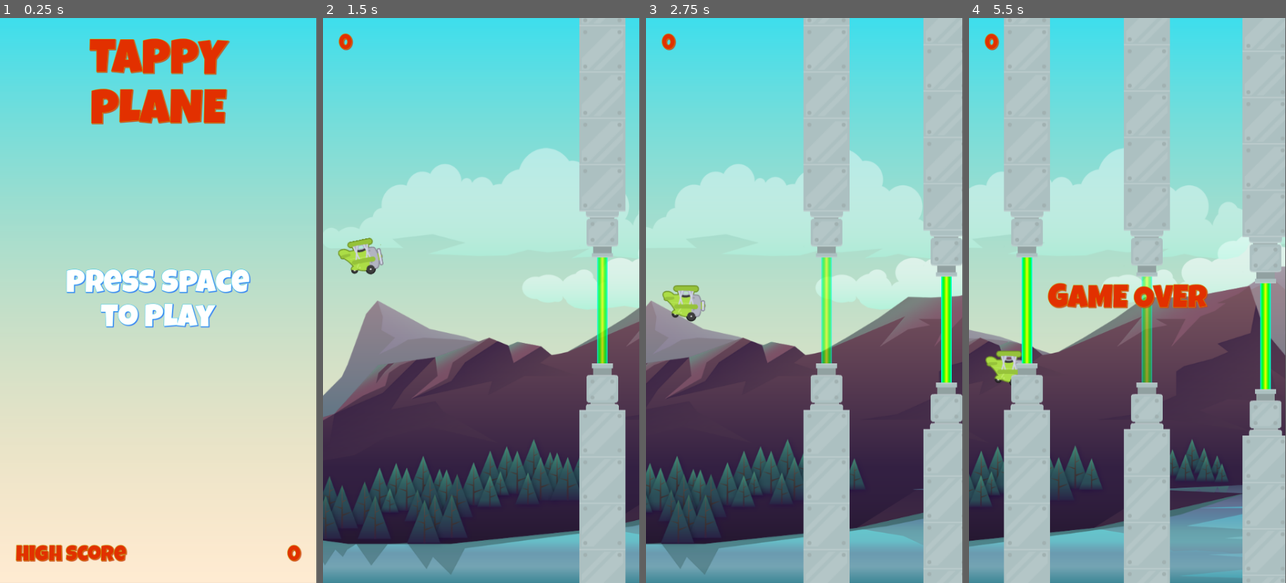
Above: before the commit, frames 1-4 (left to right).
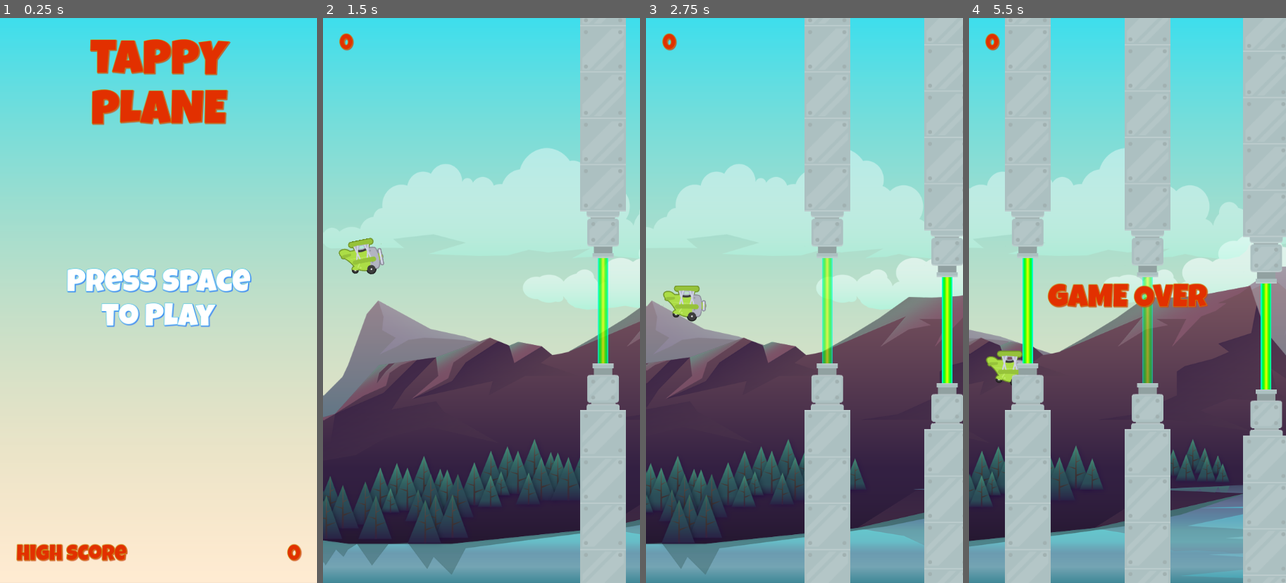
Above: after the commit, the same moments.

Repository: theaob/tappy-plane
Game: Godot game, scene res://scenes/main/main.tscn
Same seed, same stepped clock (60 frames per second), same inputs: the game is played once before the commit and once after it.
Inputs:
- Up to frame 1 (0.25 s): no input
- Up to frame 2 (1.5 s): tap Space (fly) at 0.5, 0.6, 1.35 s
- Up to frame 3 (2.75 s): tap Space (fly) at 2.1 s
- Up to frame 4 (5.5 s): tap Space (fly) every 0.75 s from 2.85 to 5.1 s
The window is 449x800 before the commit and 450x800 after it. Grey fills any space a smaller window leaves; there, only what the larger window draws over its background counts as a difference.

The runs differ from the first frame. In frame 1, 3.5% of the frame differs, in the area x 4-100%, y 0-97%; in frame 2, 2.1%; in frame 3, 2.6%; in frame 4, 3.9%, in the area x 0-100%, y 0-100%.

Commit message:
set aspect ratio as static

Diff:
--- a/project.godot
+++ b/project.godot
@@ -25,6 +25,7 @@
 
 window/size/viewport_width=480
 window/size/viewport_height=854
+window/stretch/mode="canvas_items"
 window/handheld/orientation=1
 
 [input]
@@ -39,3 +40,7 @@
 
 2d_physics/layer_1="player"
 2d_physics/layer_2="barrier"
+
+[rendering]
+
+textures/vram_compression/import_etc2_astc=true
--- a/scenes/game/game.tscn
+++ b/scenes/game/game.tscn
@@ -1,7 +1,6 @@
-[gd_scene load_steps=9 format=3 uid="uid://c5ifh6owvyiu3"]
+[gd_scene load_steps=8 format=3 uid="uid://c5ifh6owvyiu3"]
 
 [ext_resource type="Script" path="res://scenes/game/game.gd" id="1_17be5"]
-[ext_resource type="Texture2D" uid="uid://dqhjp13j6e63l" path="res://assets/background/rocks_2.png" id="1_deqwm"]
 [ext_resource type="PackedScene" uid="uid://bs28tivo51jkw" path="res://scenes/plane/plane.tscn" id="2_uitj2"]
 [ext_resource type="PackedScene" uid="uid://ckvmgccttiqcn" path="res://scenes/scrolling_background/scrolling_background.tscn" id="3_i28ik"]
 [ext_resource type="PackedScene" uid="uid://d20k2q0mskue" path="res://scenes/barrier/barrier.tscn" id="3_mro4i"]
@@ -28,11 +27,6 @@
 
 [node name="HUD" parent="CanvasLayer" instance=ExtResource("6_disp7")]
 
-[node name="Sprite2D" type="Sprite2D" parent="."]
-visible = false
-position = Vector2(416, 333)
-texture = ExtResource("1_deqwm")
-
 [node name="Plane" parent="." instance=ExtResource("2_uitj2")]
 position = Vector2(58, 374)
 
Not shown, added: export_presets.cfg
Not shown, changed: .gitignore
